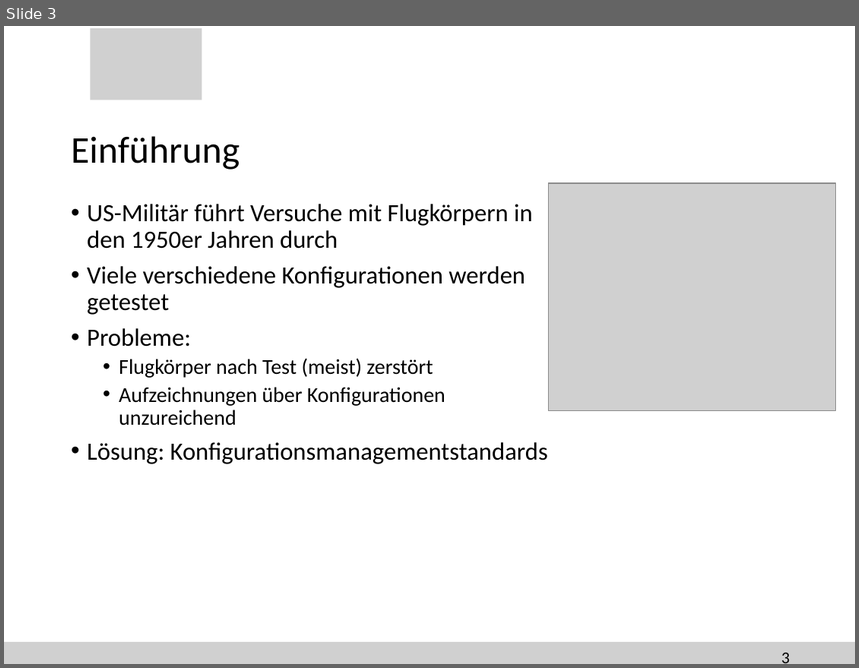
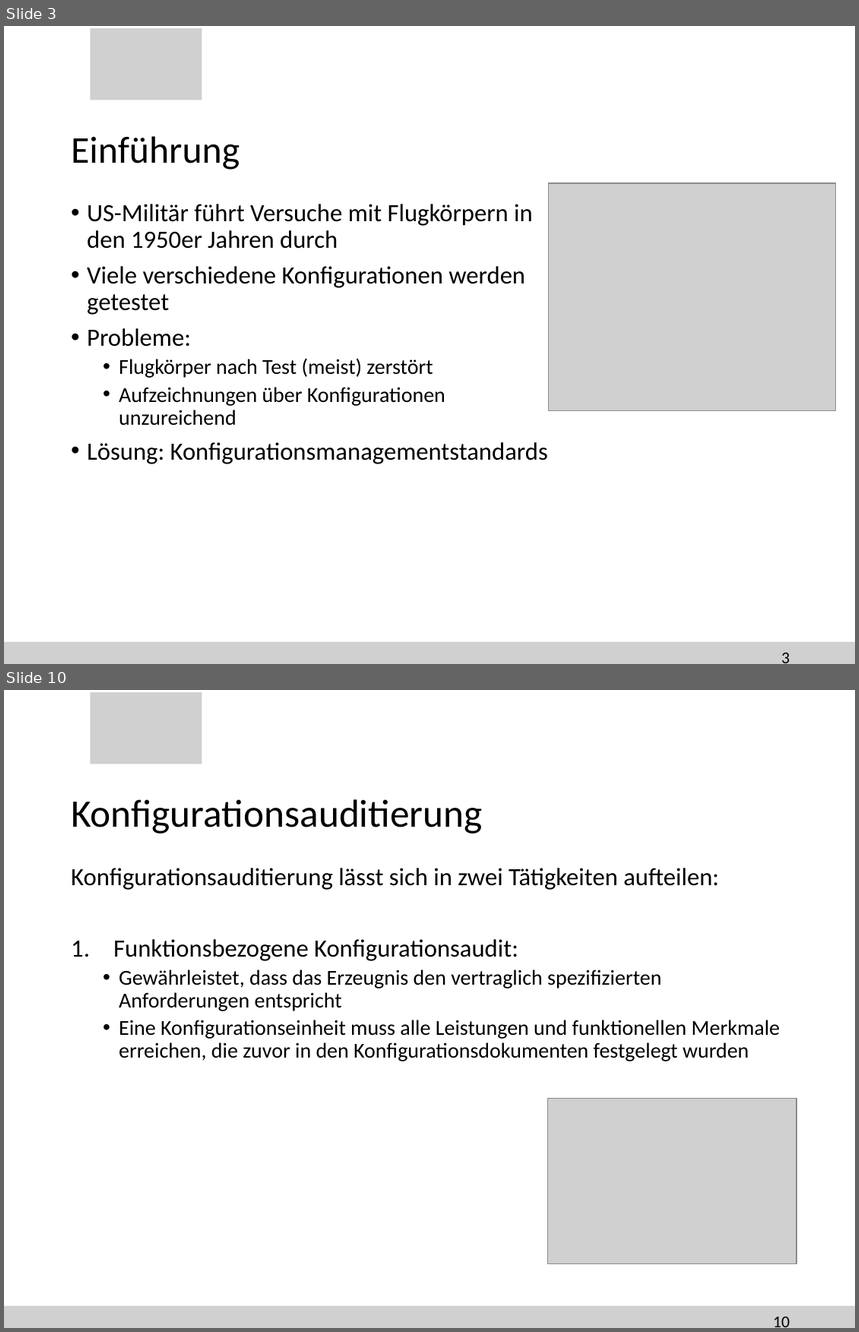
Before and after one commit to SteiMi/swm-seminar, a slide deck: Präsentation/seminar.pptx. Shown one above the other, each under a label of ours: slide 3 before the commit, slides 3 and 10 after it; the slides between them are not shown. The pictures are 859x668 and 859x1332 pixels, drawn with LibreOffice and Linux fonts; fonts in the diff are those of the drawing; grey boxes stand for pictures; background and template pictures are left out. Boxes give left, top, right and bottom in pixels: in the first picture for what was removed or moved away, otherwise in the second. Text is boxed around its words. In the diff, an @@ line names an element or a change of style, - is before the commit and + after.

```diff
--- a/Präsentation/seminar.pptx
+++ b/Präsentation/seminar.pptx
@@ slide 10 added at (4,690,855,1328), background #FFFFFF; not listed: 2 template elements that a slide beside it also shows @@
@@ title added at (71,799,482,834), 33 pt, text #000000 @@
+Konfigurationsauditierung
@@ text added at (71,868,780,1062), 18 pt, text #000000 @@
+Konfigurationsauditierung lässt sich in zwei Tätigkeiten aufteilen:
+1. Funktionsbezogene Konfigurationsaudit:
+  • Gewährleistet, dass das Erzeugnis den vertraglich spezifizierten Anforderungen entspricht
+  • Eine Konfigurationseinheit muss alle Leistungen und funktionellen Merkmale erreichen, die zuvor in den Konfigurationsdokumenten festgelegt wurden
@@ picture added at (548,1099,797,1265) @@
@@ page number added at (773,1317,790,1328), 14 pt, text #000000 @@
+10
```
Also in this commit, not shown: 1 slide changed, 10 other slides added.
